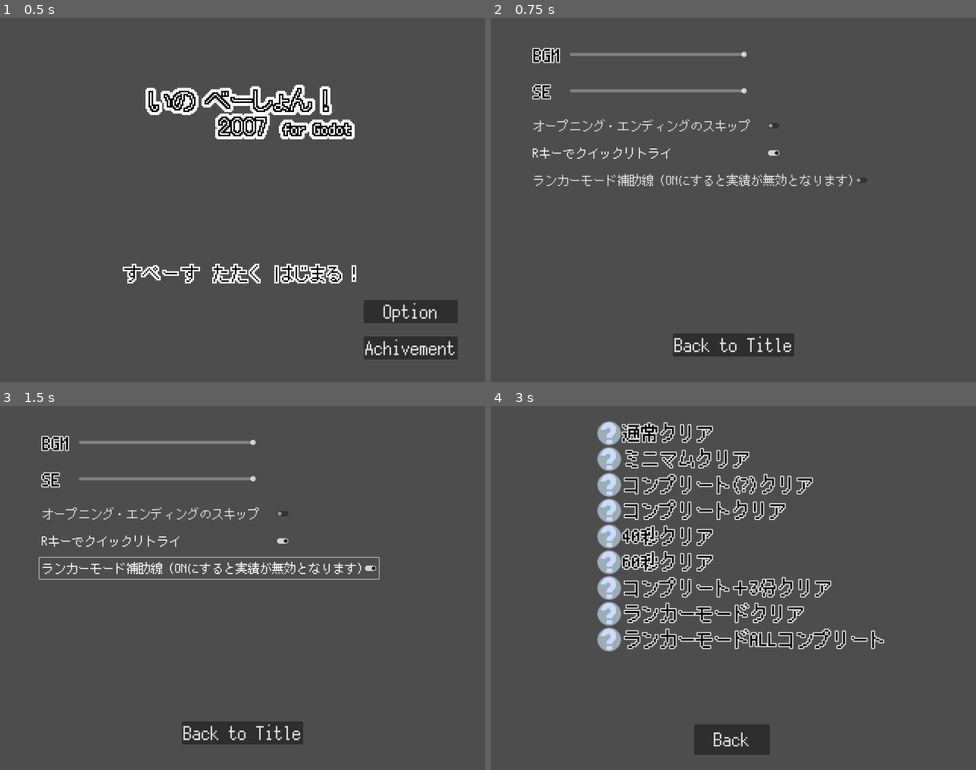
Above: before the commit, frames 1-4 (two rows, left to right).
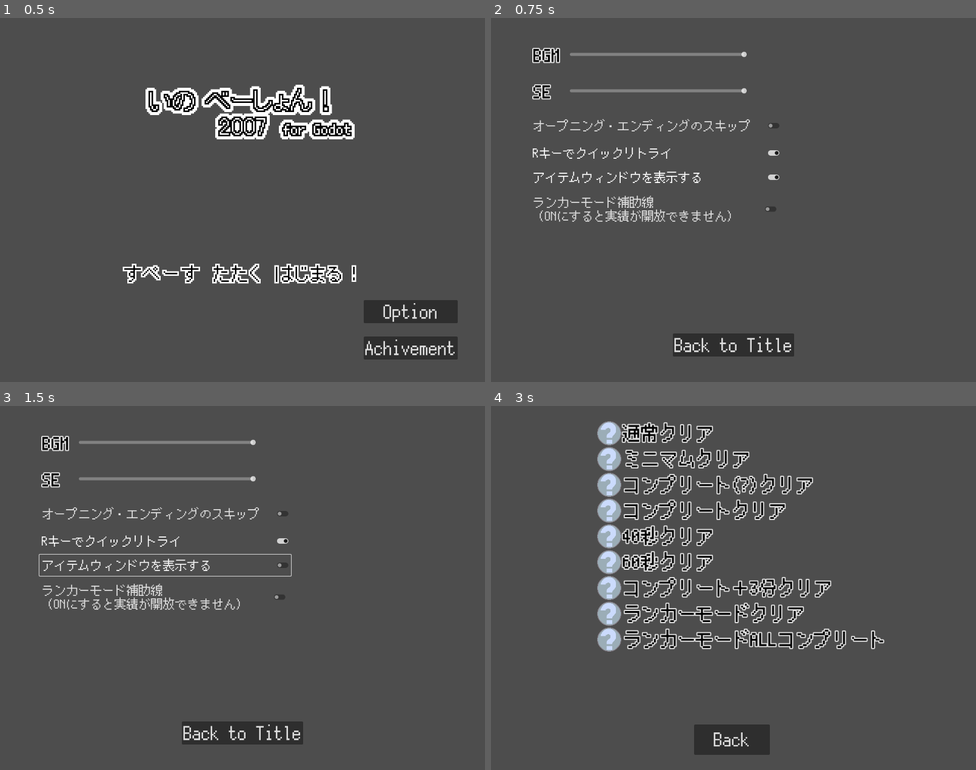
Above: after the commit, the same moments.

Repository: syun77/gd_ino
Game: Godot game, scene res://src/scenes/boot/Boot.tscn
The game is run twice, just before and just after one commit, with the same random seed, the same clock (stepped at 60 frames per second) and the same inputs.
Inputs (mouse positions are in pixels of both pictures, inside the frame that each line leads up to):
- Up to frame 1 (0.5 s): no input
- Up to frame 2 (0.75 s): click "Option" at 0.5 s
- Up to frame 3 (1.5 s): click (164, 566) at 1.25 s, where only the run after the commit has a clickable "アイテムウィンドウを表示する"
- Up to frame 4 (3 s): click "Back to Title" at 2 s; click "Achivement" at 2.75 s

Frame 1 is identical in both runs. In frame 2, 1.6% of the frame differs, in the area x 8-78%, y 41-56%; in frame 3, 2.1%, in the area x 8-79%, y 40-56%; in frame 4, nothing differs.

Commit message:
ウィンドウ非表示モードを実装

Diff:
--- a/gd_ino/Main.gd
+++ b/gd_ino/Main.gd
@@ -50,6 +50,8 @@
 @onready var _ui_layer = $UILayer
 @onready var _ui_time = $UILayer/UITime
 @onready var _ui_fade = $UILayer/FadeRect
+
+@onready var _se2 = $SE2 # ダッキング用SE
 
 # ---------------------------------
 # var.
@@ -176,12 +178,17 @@
 				_state = eState.GAMEOVER
 				_ui_caption.start(UICaption.eType.GAMEOVER)
 			elif _gain_item != Map.eItem.NONE:
-				# アイテム獲得メッセージを表示.
-				Common.stop_bgm()
+				# アイテム獲得ウィンドウ生成.
+				_item_ui = UI_ITEM_OBJ.instantiate()
+				_item_ui.setup(_gain_item, _se2)
+				_ui_layer.add_child(_item_ui)
+				if Common.is_display_item_window:
+					# アイテム獲得メッセージを表示.
+					Common.stop_bgm()
+				else:
+					# 表示せずに消す.
+					_item_ui.queue_free()
 				_main_step = eMainStep.ITEM_MSG
-				_item_ui = UI_ITEM_OBJ.instantiate()
-				_ui_layer.add_child(_item_ui)
-				_item_ui.setup(_gain_item)
 		eMainStep.ITEM_MSG:
 			if is_instance_valid(_item_ui) == false:
 				# アイテム獲得メッセージ表示終了.
@@ -194,7 +201,8 @@
 					_state = eState.GAMECLEAR
 				else:
 					# BGM再開.
-					Common.play_bgm("ino1")
+					if Common.is_display_item_window:
+						Common.play_bgm("ino1")
 					_main_step = eMainStep.MAIN
 
 ## 更新 > ゲームオーバー.
--- a/gd_ino/Main.tscn
+++ b/gd_ino/Main.tscn
@@ -61,3 +61,6 @@
 [node name="Camera2D" type="Camera2D" parent="."]
 position = Vector2(1024, 640)
 position_smoothing_speed = 3.0
+
+[node name="SE2" type="AudioStreamPlayer" parent="."]
+bus = &"SE2"
--- a/gd_ino/default_bus_layout.tres
+++ b/gd_ino/default_bus_layout.tres
@@ -1,15 +1,28 @@
-[gd_resource type="AudioBusLayout" format=3 uid="uid://dsf240ly4dr51"]
+[gd_resource type="AudioBusLayout" load_steps=2 format=3 uid="uid://dsf240ly4dr51"]
+
+[sub_resource type="AudioEffectCompressor" id="AudioEffectCompressor_thjon"]
+resource_name = "Compressor"
+threshold = -25.0
+sidechain = &"SE2"
 
 [resource]
 bus/1/name = &"BGM"
 bus/1/solo = false
 bus/1/mute = false
 bus/1/bypass_fx = false
-bus/1/volume_db = -80.0
+bus/1/volume_db = -0.0305074
 bus/1/send = &"Master"
+bus/1/effect/0/effect = SubResource("AudioEffectCompressor_thjon")
+bus/1/effect/0/enabled = true
 bus/2/name = &"SE"
 bus/2/solo = false
 bus/2/mute = false
 bus/2/bypass_fx = false
-bus/2/volume_db = -18.9844
+bus/2/volume_db = -0.0305074
 bus/2/send = &"Master"
+bus/3/name = &"SE2"
+bus/3/solo = false
+bus/3/mute = false
+bus/3/bypass_fx = false
+bus/3/volume_db = 0.0
+bus/3/send = &"Master"
--- a/gd_ino/src/common/Achievement.gd
+++ b/gd_ino/src/common/Achievement.gd
@@ -37,7 +37,7 @@
 	"3種の神器 (富士・鷹・茄子) を集める",
 	"収集アイテムを 3個 だけ集めてクリアする",
 	"収集アイテムを 18個 以上集めてクリアする",
-	"すべての収集アイテムを集めてクリアする\n(達成すると隠しモードが開放されます)",
+	"すべての収集アイテムを集めてクリアする\n(達成するとランカーモードが開放されます)",
 	"40秒以内でクリアする",
 	"60秒以内でクリアする",
 	"すべての収集アイテムを集めて\n3分以内にクリアする",
--- a/gd_ino/src/common/Common.gd
+++ b/gd_ino/src/common/Common.gd
@@ -21,6 +21,14 @@
 	PLAYER = 1, # プレイヤー.
 	WALL = 2, # 壁・床.
 	ONEWAY = 3, # 一方通行床.
+}
+
+## Audio Bus
+enum eAudioBus {
+	MASTER = 0,
+	BGM = 1,
+	SE = 2,
+	SE2 = 3,
 }
 
 # ----------------------------------------
@@ -35,24 +43,26 @@
 		return bgm_volume
 	set(v):
 		var db = 64.0 * (v - 1)
-		AudioServer.set_bus_volume_db(1, db)
+		AudioServer.set_bus_volume_db(eAudioBus.BGM, db)
 		bgm_volume = v
 var se_volume:float = 1.0:
 	get:
 		return se_volume
 	set(v):
 		var db = 64.0 * (v - 1)
-		AudioServer.set_bus_volume_db(2, db)
+		AudioServer.set_bus_volume_db(eAudioBus.SE, db)
+		AudioServer.set_bus_volume_db(eAudioBus.SE2, db)
 		se_volume = v
 var skip_op_ed = false
 var quick_retry = true
 var _achievements:Array[bool] = []
+var is_lunker = false # ランカーモードかどうか.
+var is_lunker_support = false # ランカーモの補助線を有効にするかどうか.
+var is_display_item_window = true # アイテムウィンドウを表示するかどうか.
 
 ## ゲームデータ.
 var _gained_item = {} # 獲得アイテム.
 var _past_time = 0.0 # 経過時間.
-var is_lunker = false # ランカーモードかどうか.
-var is_lunker_support = false # ランカーモの補助線を有効にするかどうか.
 
 ## 共有オブジェクト.
 var _layers = []
@@ -92,6 +102,7 @@
 		"achievements": _achievements,
 		"is_lunker": is_lunker,
 		"is_lunker_support": is_lunker_support,
+		"is_display_item_window": is_display_item_window,
 	}
 	var s = var_to_str(data)
 	f.store_string(s)
@@ -112,6 +123,7 @@
 		_achievements = data["achievements"]
 		is_lunker = data["is_lunker"]
 		is_lunker_support = data["is_lunker_support"]
+		is_display_item_window = data["is_display_item_window"]
 
 ## 初期化.
 func init() -> void:
@@ -201,6 +213,10 @@
 func stop_bgm() -> void:
 	_bgm.stop()
 
+## SEのパスの取得.
+func get_se_path(name:String) -> String:
+	return _snd_tbl[name]
+
 ## SEの再生.
 func play_se(name:String, id:int=0) -> void:
 	if id < 0 or MAX_SOUND <= id:
--- a/gd_ino/src/scenes/option/OptionScene.gd
+++ b/gd_ino/src/scenes/option/OptionScene.gd
@@ -5,6 +5,7 @@
 @onready var _skip_op_ed = $CheckOpeningEnding
 @onready var _retry = $CheckRetry
 @onready var _lunker_support = $CheckLunkerSupport
+@onready var _item_window = $CheckItemWindow
 
 ## 開始.
 func _ready() -> void:
@@ -15,6 +16,7 @@
 	_se.value = Common.se_volume
 	_skip_op_ed.button_pressed = Common.skip_op_ed
 	_retry.button_pressed = Common.quick_retry
+	_item_window.button_pressed = Common.is_display_item_window
 	_lunker_support.button_pressed = Common.is_lunker_support
 
 	Common.play_bgm("ino2")
@@ -49,3 +51,7 @@
 ## ランカーモードの補助線を有効にするかどうか.
 func _on_check_lunker_support_toggled(b: bool) -> void:
 	Common.is_lunker_support = b
+
+## アイテムウィンドウの表示.
+func _on_check_item_window_toggled(b: bool) -> void:
+	Common.is_display_item_window = b
--- a/gd_ino/src/scenes/option/OptionScene.tscn
+++ b/gd_ino/src/scenes/option/OptionScene.tscn
@@ -66,14 +66,25 @@
 button_pressed = true
 text = "Rキーでクイックリトライ"
 
+[node name="CheckItemWindow" type="CheckButton" parent="."]
+offset_left = 104.0
+offset_top = 392.0
+offset_right = 768.0
+offset_bottom = 448.0
+theme = ExtResource("3_6bq6d")
+theme_override_font_sizes/font_size = 32
+button_pressed = true
+text = "アイテムウィンドウを表示する"
+
 [node name="CheckLunkerSupport" type="CheckButton" parent="."]
 offset_left = 104.0
-offset_top = 400.0
-offset_right = 768.0
-offset_bottom = 456.0
+offset_top = 464.0
+offset_right = 760.0
+offset_bottom = 544.0
 theme = ExtResource("3_6bq6d")
 theme_override_font_sizes/font_size = 32
-text = "ランカーモード補助線 (ONにすると実績が無効となります)"
+text = "ランカーモード補助線
+ (ONにすると実績が開放できません)"
 
 [node name="ButtonBack" type="Button" parent="."]
 offset_left = 480.0
@@ -87,5 +98,6 @@
 [connection signal="value_changed" from="SE/HSlider" to="." method="_on_h_slider2_value_changed"]
 [connection signal="toggled" from="CheckOpeningEnding" to="." method="_on_check_opening_ending_toggled"]
 [connection signal="toggled" from="CheckRetry" to="." method="_on_check_retry_toggled"]
+[connection signal="toggled" from="CheckItemWindow" to="." method="_on_check_item_window_toggled"]
 [connection signal="toggled" from="CheckLunkerSupport" to="." method="_on_check_lunker_support_toggled"]
 [connection signal="pressed" from="ButtonBack" to="." method="_on_button_back_pressed"]
--- a/gd_ino/src/ui/UIItem.gd
+++ b/gd_ino/src/ui/UIItem.gd
@@ -27,24 +27,28 @@
 # ----------------------------------------
 # public functions.
 # ----------------------------------------
-func setup(itemID:Map.eItem) -> void:
+func setup(itemID:Map.eItem, se:AudioStreamPlayer) -> void:
 	_itemID = itemID
-	_item.frame = Item.SPR_FRAME_OFS + _itemID - 1
-	_window.frame = _itemID - 1
-
-	_frame.color = Map.item_to_color(itemID)
 
 	if Item.is_special(itemID):
 		# 特殊アイテム.
-		Common.play_se("itemget", 2)
+		se.stream = load(Common.get_se_path("itemget"))
 	else:
-		Common.play_se("itemget2", 2)
-
-	_root.position.y = -1024
+		se.stream = load(Common.get_se_path("itemget2"))
+	se.play()
 
 # ----------------------------------------
 # private functions.
 # ----------------------------------------
+## 開始.
+func _ready() -> void:
+	_item.frame = Item.SPR_FRAME_OFS + _itemID - 1
+	_window.frame = _itemID - 1
+
+	_frame.color = Map.item_to_color(_itemID)
+	_root.position.y = -1024
+
+## 更新.
 func _physics_process(delta: float) -> void:
 	_timer += delta
 
